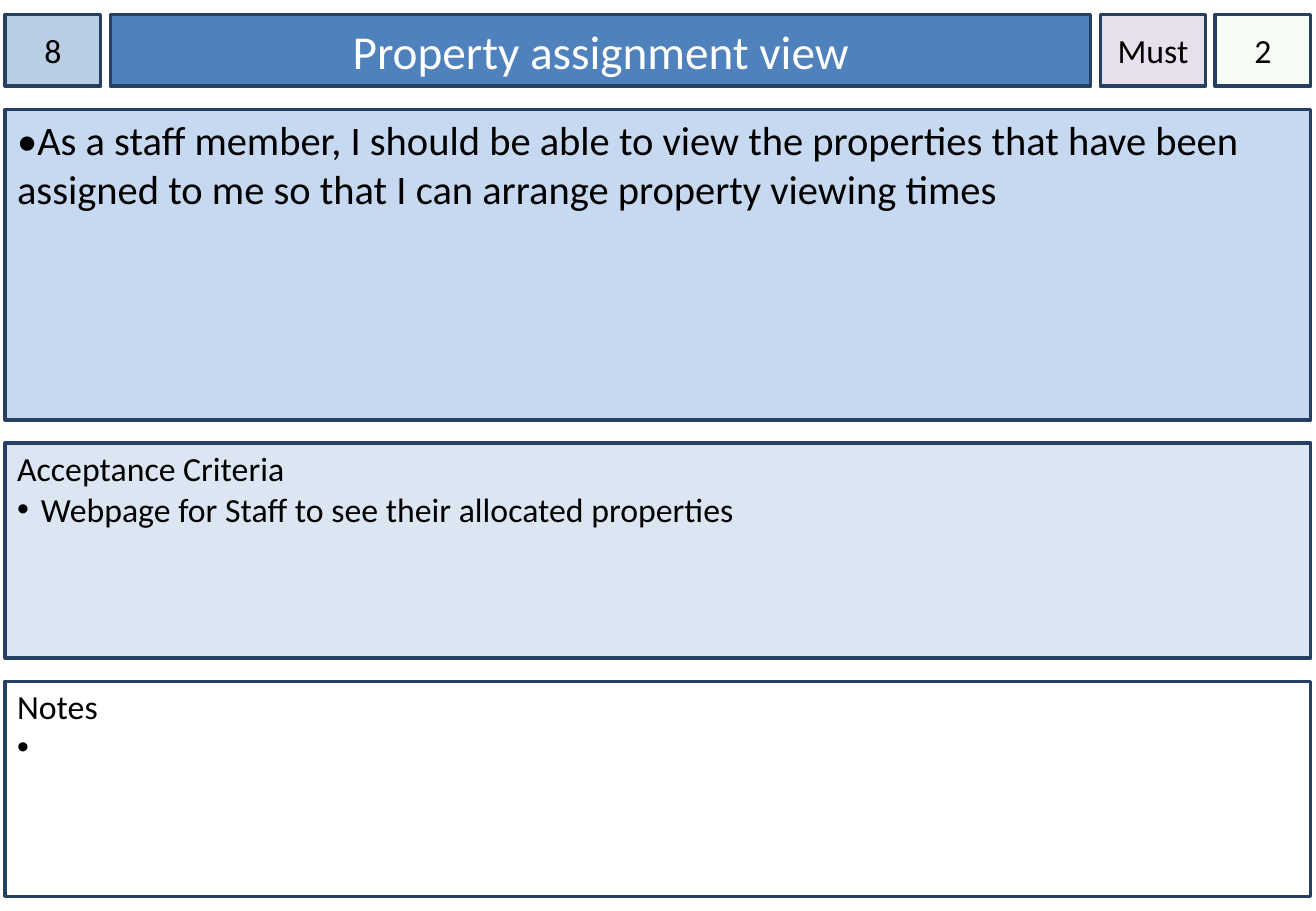
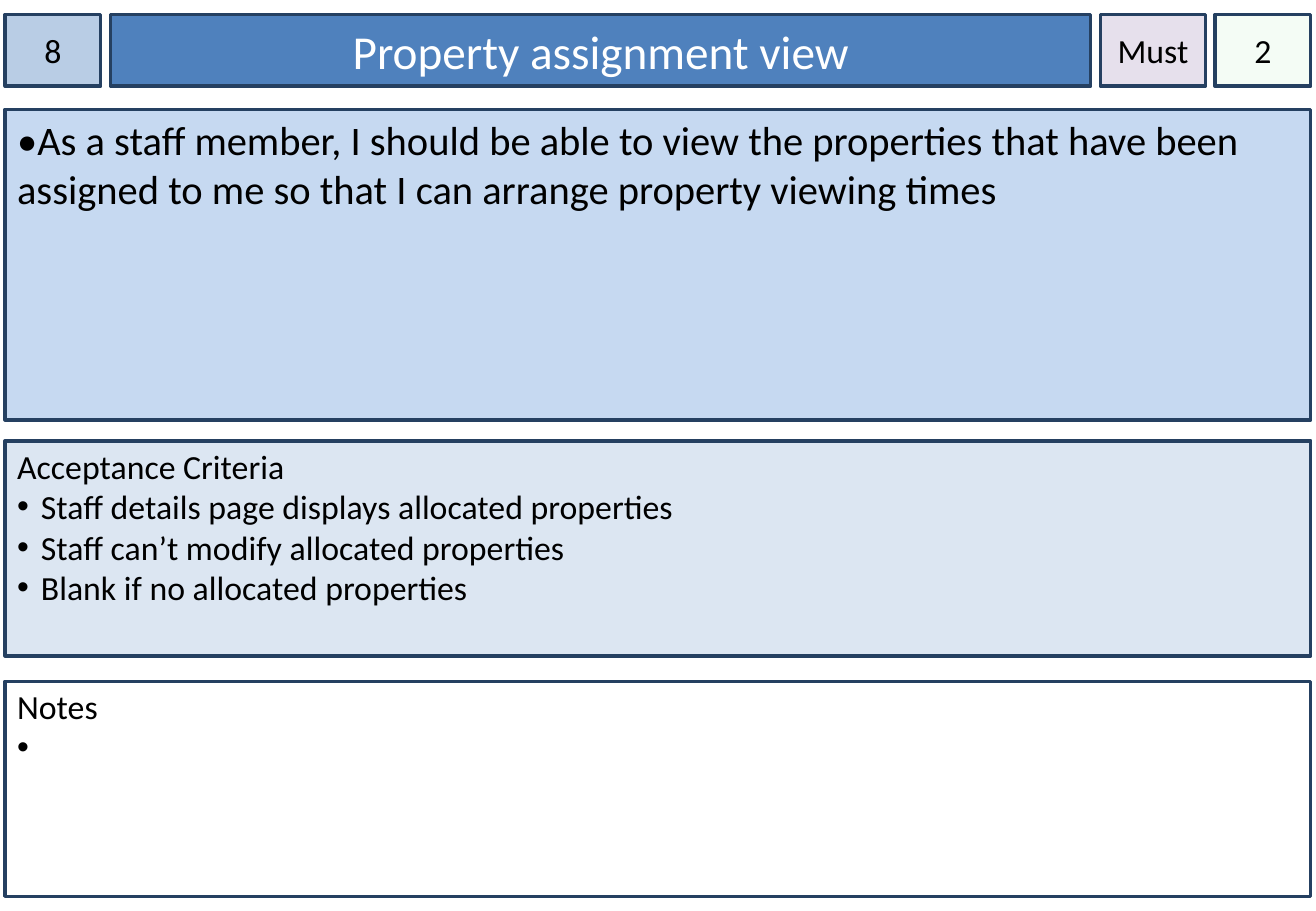
Before and after one commit to mdeclosey/IFB299, a slide deck: slide 9 of Documentation/Story Cards.pptx. Drawn at 1316x911 pixels with LibreOffice and Linux fonts; fonts in the diff are those of the drawing. Boxes give left, top, right and bottom in pixels: in the first picture for what was removed or moved away, otherwise in the second. Text is boxed around its words. In the diff, an @@ line names an element or a change of style, - is before the commit and + after.

```diff
--- a/Documentation/Story Cards.pptx
+++ b/Documentation/Story Cards.pptx
@@ text in rectangle at (41, 495, 673, 606): text changed @@
-• Webpage for Staff to see their allocated properties
+• Staff details page displays allocated properties
+• Staff can’t modify allocated properties
+• Blank if no allocated properties
```
Also in this commit, not shown: 16 other slides changed, 1 slide removed, 1 other file.
